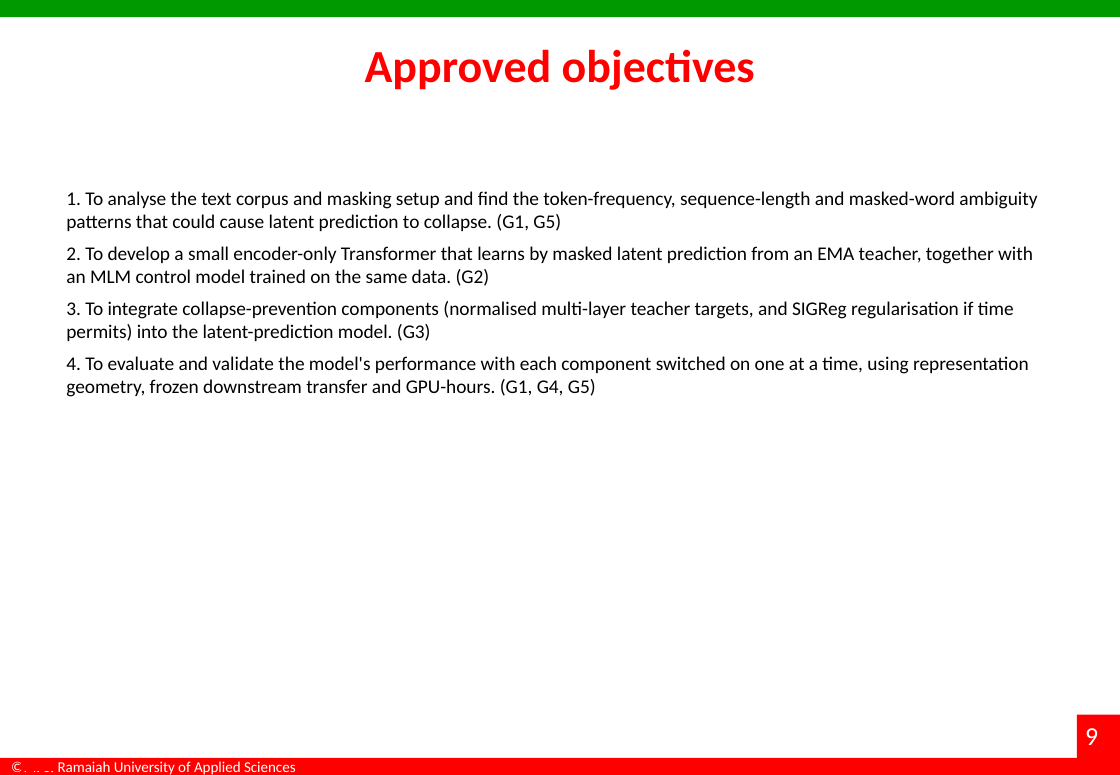
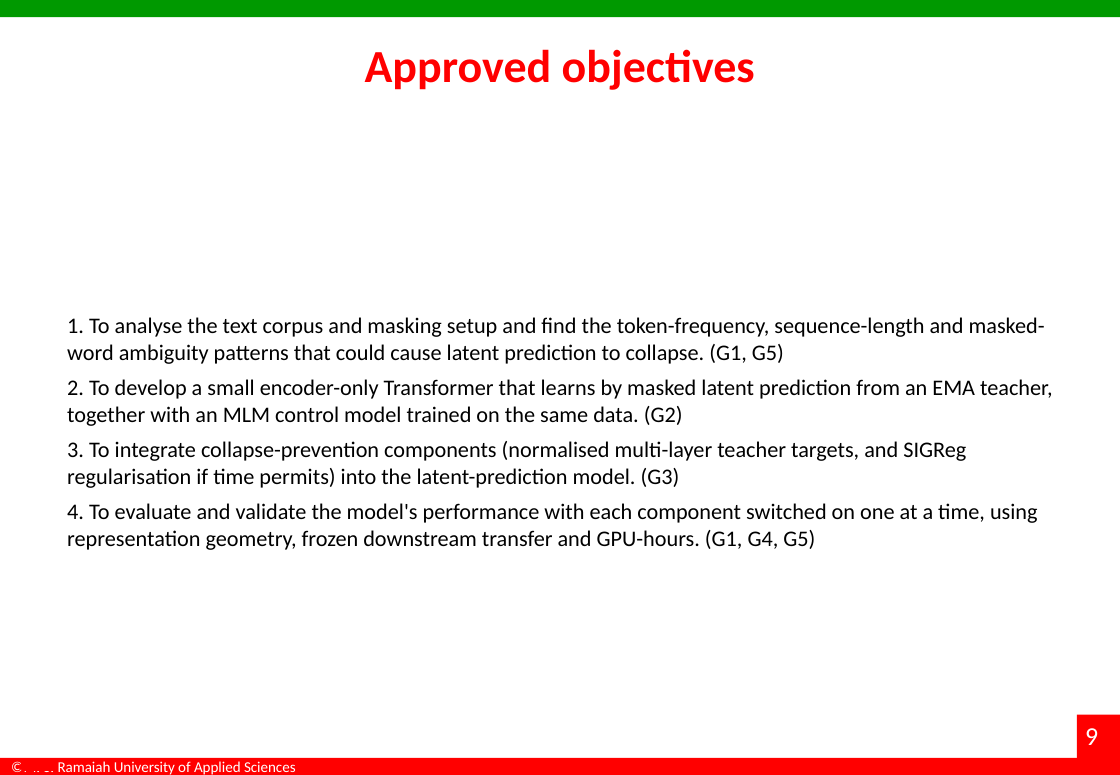
Before and after one commit to dakshadev/7th-sem, a slide deck: slide 9 of docs/Interim_Project_Presentation_7th-sem.pptx. Drawn at 1120x775 pixels with LibreOffice and Linux fonts; fonts in the diff are those of the drawing; background and template pictures are left out. Boxes give left, top, right and bottom in pixels: in the first picture for what was removed or moved away, otherwise in the second. Text is boxed around its words. In the diff, an @@ line names an element or a change of style, - is before the commit and + after.

Commit message:
docs(deck): type and alignment pass to presentation standard
Read as a viewer, not a thumbnail: six-column literature tables sat at 7.6pt, captions at 10pt, body
copy at 13pt, and every element type had its own left edge (tables 30pt, text 39pt, images 30-68pt).

- one left margin (0.55in) and one content width (700.8pt, i.e. the full area between margins)
- type floor raised: 20pt on the sparse slides, 17-18pt elsewhere, 15.5pt where the contents are
  dense, 10.5-11pt in tables, 11pt captions, 8.5pt references
- the longest paragraphs were rewritten in presentation register, since full sentences were the
  reason the type had to be small; the paper keeps the long form
- text blocks vertically balanced using PowerPoint's measured bound height instead of a guess
- column widths redistributed so Evidence has room and 'Completed' fits on one line
- orphan words removed from the conclusion bullets

Two regressions the render caught and this fixes: the references slide's two columns were being
stacked on one margin, and the repository link was being re-centred into the middle of the list.

scripts/polish_typography.ps1, scripts/rewrite_slide_copy.ps1, scripts/balance_text.ps1.

```diff
--- a/docs/Interim_Project_Presentation_7th-sem.pptx
+++ b/docs/Interim_Project_Presentation_7th-sem.pptx
@@ text "1. To analyse the text ...": place and size @@
-text "1. To analyse the text ..." at box(66, 191, 1037, 397)
+text "1. To analyse the text ..." at box(67, 317, 1052, 550)
@@ text "1. To analyse the text ..." at box(67, 317, 1052, 550): size 13.5 to 15.5 pt @@
```
Also in this commit, not shown: 19 other slides changed, 6 other files.
